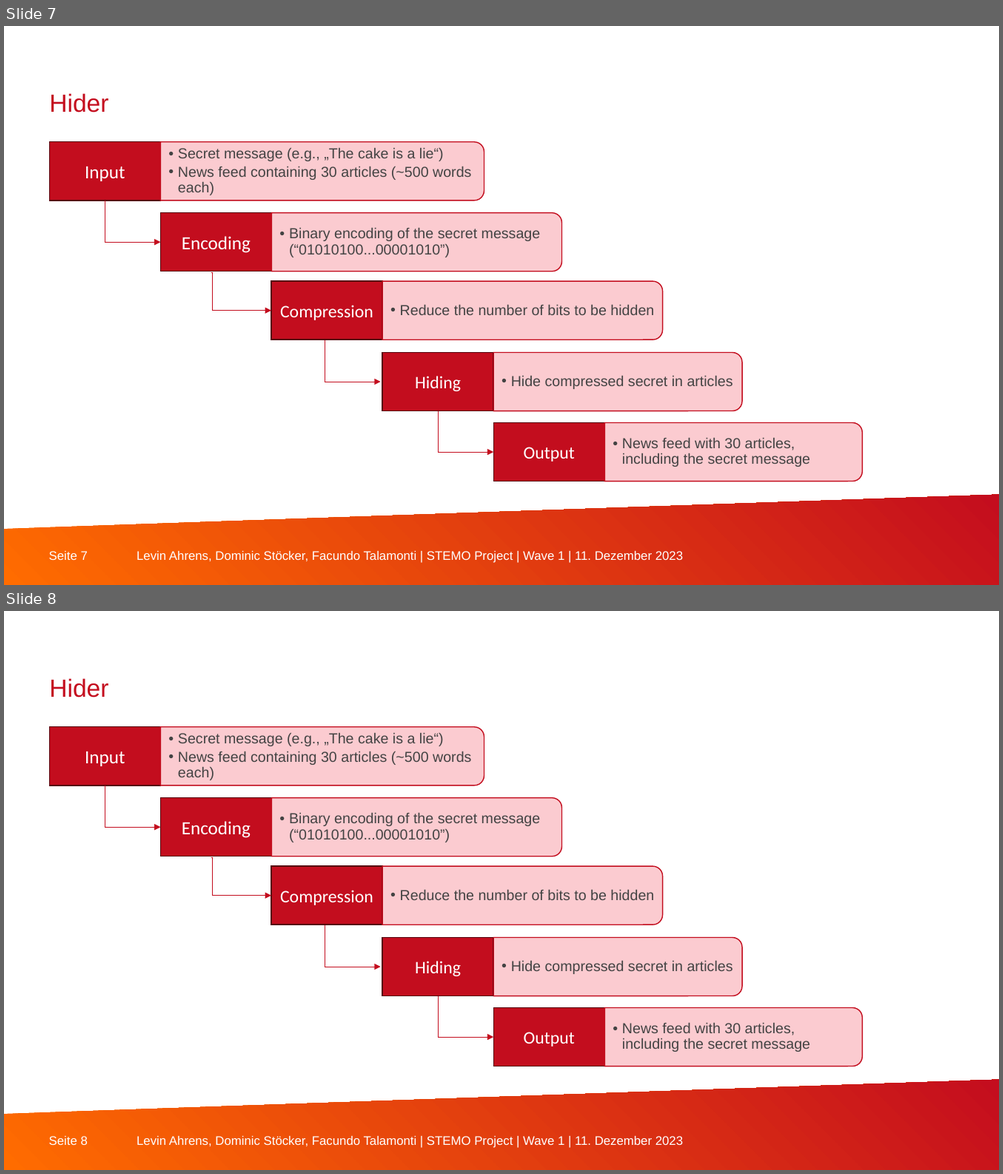
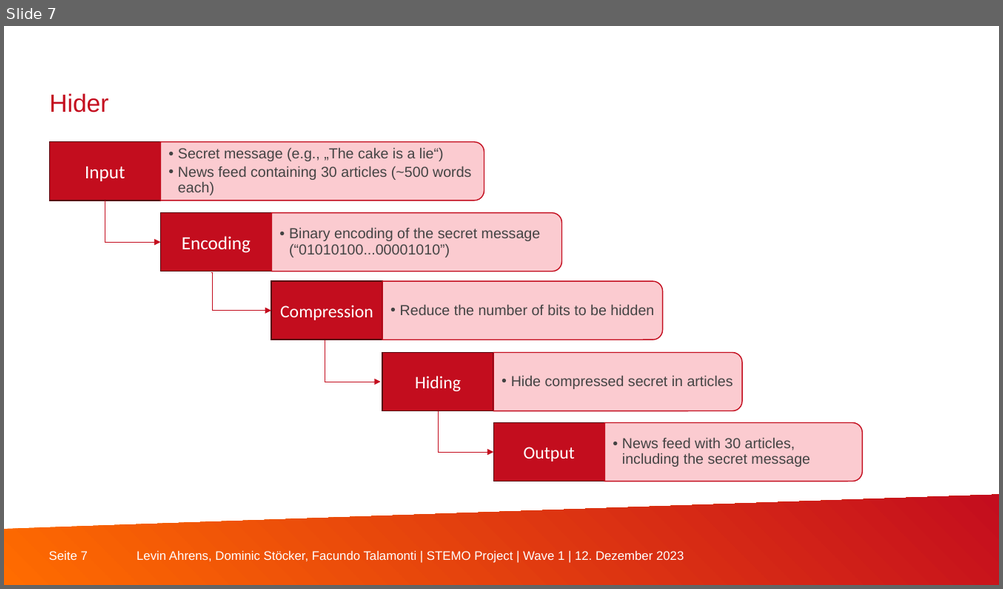
Before and after one commit to StoeckOverflow/steganography-with-llama, a slide deck: documentation/20231114_stemo_midterm.pptx. Shown one above the other, each under a label of ours: slides 7 and 8 before the commit, slide 7 after it. The pictures are 1003x1174 and 1003x589 pixels, drawn with LibreOffice and Linux fonts; fonts in the diff are those of the drawing; background and template pictures are left out. Boxes give left, top, right and bottom in pixels: in the first picture for what was removed or moved away, otherwise in the second. Text is boxed around its words. In the diff, an @@ line names an element or a change of style, - is before the commit and + after.

```diff
--- a/documentation/20231114_stemo_midterm.pptx
+++ b/documentation/20231114_stemo_midterm.pptx
@@ slide 8 removed at (4, 611, 999, 1170), background #FFFFFF; not listed: 3 template elements that a slide beside it also shows @@
@@ text removed at (49, 678, 108, 698) @@
-Hider
@@ rectangle removed at (50, 727, 161, 786) @@
-Input
@@ round same rect removed at (160, 727, 484, 786) @@
@@ text removed at (178, 732, 471, 780) @@
-  • Secret message (e.g., „The cake is a lie“)
-  • News feed containing 30 articles (~500 words each)
@@ elbow arrow removed from (105, 786) to (161, 827) @@
@@ rectangle removed at (161, 798, 272, 857) @@
-Encoding
@@ round same rect removed at (271, 798, 562, 856) @@
@@ text removed at (289, 812, 540, 843) @@
-  • Binary encoding of the secret message (“01010100...00001010”)
@@ elbow arrow removed from (211, 858) to (271, 896) @@
@@ rectangle removed at (271, 866, 382, 924) @@
-Compression
@@ round same rect removed at (383, 866, 663, 925) @@
@@ text removed at (400, 889, 654, 900) @@
-  • Reduce the number of bits to be hidden
@@ elbow arrow removed from (325, 925) to (381, 967) @@
@@ rectangle removed at (382, 938, 493, 996) @@
-Hiding
@@ round same rect removed at (493, 938, 742, 997) @@
@@ text removed at (511, 960, 733, 974) @@
-  • Hide compressed secret in articles
@@ elbow arrow removed from (438, 996) to (493, 1037) @@
@@ rectangle removed at (493, 1008, 605, 1066) @@
-Output
@@ round same rect removed at (604, 1008, 862, 1067) @@
@@ text removed at (622, 1022, 810, 1052) @@
-  • News feed with 30 articles, including the secret message
@@ slide 7 changed as well @@
@@ text at (136, 551, 683, 563): text changed @@
-Levin Ahrens, Dominic Stöcker, Facundo Talamonti | STEMO Project | Wave 1 | 11. Dezember 2023
+Levin Ahrens, Dominic Stöcker, Facundo Talamonti | STEMO Project | Wave 1 | 12. Dezember 2023
```
Also in this commit, not shown: 16 other slides changed.
